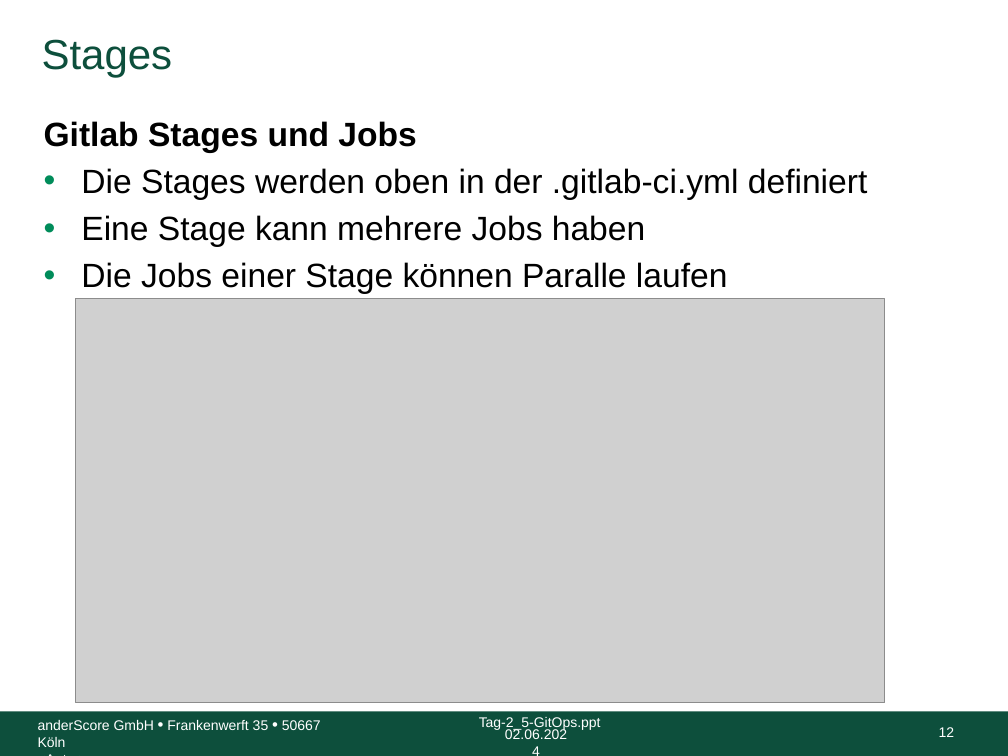
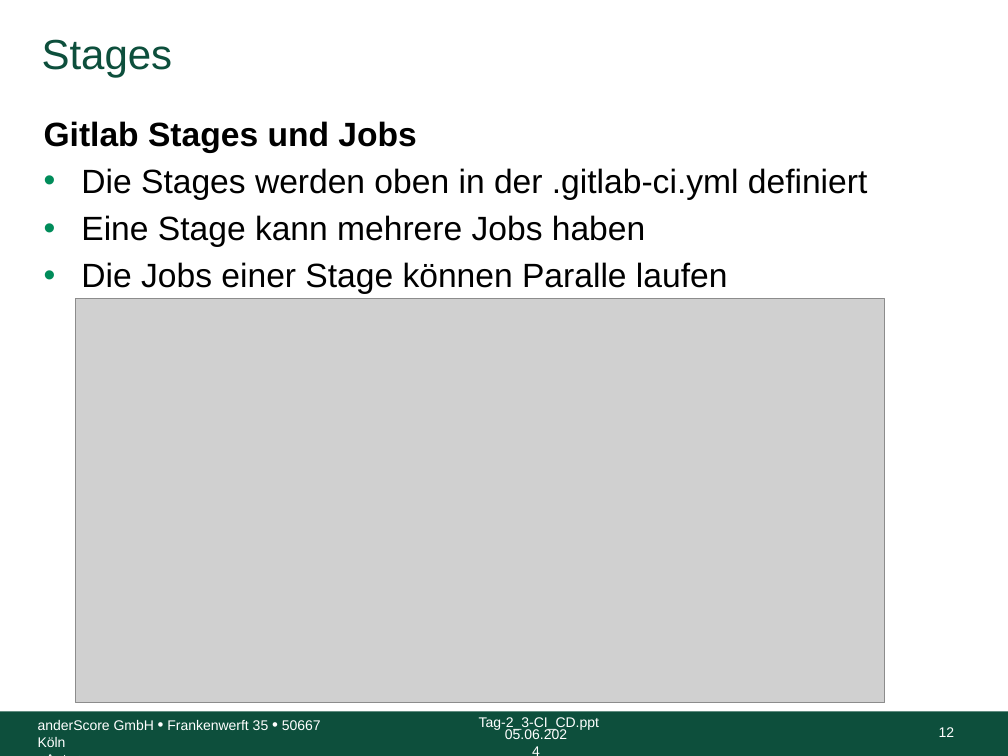
Before and after one commit to anderscore-gmbh/gitlab, a slide deck: slide 12 of slides/Tag-2_3-CI_CD.pptx. Drawn at 1008x756 pixels with LibreOffice and Linux fonts; fonts in the diff are those of the drawing; grey boxes stand for pictures; background and template pictures are left out. Boxes give left, top, right and bottom in pixels: in the first picture for what was removed or moved away, otherwise in the second. Text is boxed around its words. In the diff, an @@ line names an element or a change of style, - is before the commit and + after.

```diff
--- a/slides/Tag-2_3-CI_CD.pptx
+++ b/slides/Tag-2_3-CI_CD.pptx
@@ text at [479, 717, 599, 730]: text changed @@
-Tag-2_5-GitOps.ppt
+Tag-2_3-CI_CD.ppt
@@ text at [505, 729, 567, 739]: text changed @@
-02.06.2024
+05.06.2024
```
Also in this commit, not shown: 13 other slides changed.
